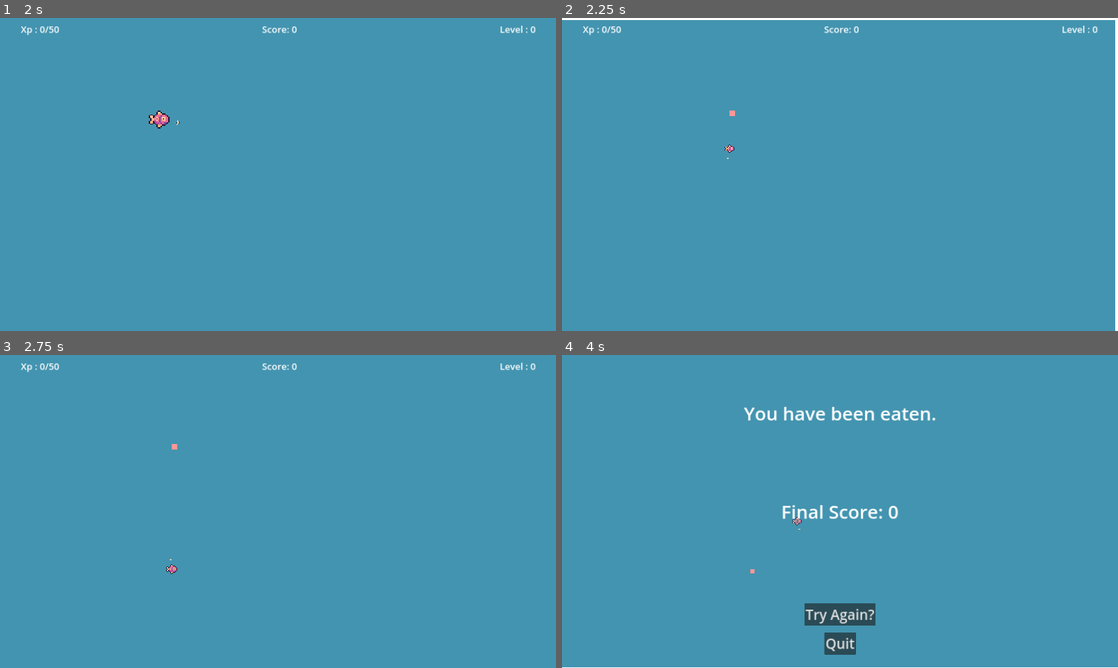
Above: before the commit, frames 1-4 (two rows, left to right).
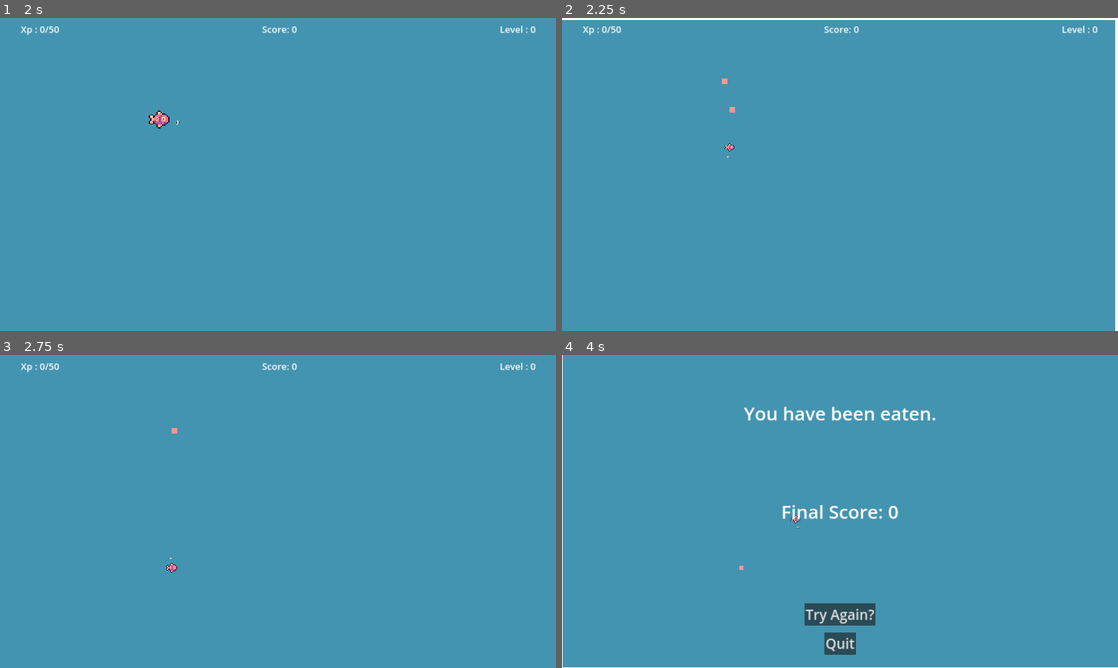
Above: after the commit, the same moments.

Repository: TheCursedMerchant/qdm_gameJam2024
Game: Godot game, scene res://menu.tscn
Two runs of this game, one before a commit and one after it. Both use one fixed random seed, a clock stepped at 60 frames per second and the inputs below.
Inputs (mouse positions are in pixels of both pictures, inside the frame that each line leads up to):
- Up to frame 1 (2 s): click "Play" at 0.5 s; tap Enter at 1.25 s; move the mouse to (400, 158) at 1.27 s; press the mouse at (400, 158) at 1.28 s; hold Right (ui_right) from 1.28 s (still down)
- Up to frame 2 (2.25 s): move the mouse to (728, 190) at 2.02 s; release Right (ui_right) at 2.03 s; release the mouse at (728, 190) at 2.03 s; hold Down (ui_down) from 2.03 s (still down); click (728, 190) at 2.1 s
- Up to frame 3 (2.75 s): keep holding Down (ui_down)
- Up to frame 4 (4 s): move the mouse to (895, 442) at 2.77 s; release Down (ui_down) at 2.78 s; press the mouse at (895, 442) at 2.78 s; hold Right (ui_right) 2.78-3.53 s; move the mouse to (812, 574) at 3.52 s; release the mouse at (812, 574) at 3.53 s; hold Up (ui_up) from 3.53 s (still down); click (812, 574) at 3.6 s

Frame 1 is identical in both runs. In frame 2, less than 0.1% of the frame differs, in the area x 28-32%, y 19-46%; in frame 3, less than 0.1%; in frame 4, 0.2%, in the area x 0-44%, y 0-100%.

Commit message:
made flesh chunk move and buffed to having up to 2

Diff:
--- a/gamejam2024/scripts/food/fleshChunk.gd
+++ b/gamejam2024/scripts/food/fleshChunk.gd
@@ -1,8 +1,11 @@
 extends "res://scripts/food/food.gd"
 class_name FleshChunk
+
 @export var eatCooldown = 0.5
+@export var waterFriction = 5.00
 
 var eatTimer : Timer
+var velocity := Vector2.ZERO
 
 func _ready() -> void:
 	eatTimer = $Timer
@@ -10,6 +13,11 @@
 	eatTimer.connect("timeout", _on_timer_timeout)
 	eatTimer.start()
 
+func _physics_process(delta: float) -> void:
+	velocity.x = move_toward(velocity.x, 0, waterFriction)
+	velocity.y = move_toward(velocity.y, 0, waterFriction)
+	global_position += velocity * delta
+
 func _on_timer_timeout() :
 	eatTimer.stop()
 	isEdible = true
--- a/gamejam2024/scripts/player/player.gd
+++ b/gamejam2024/scripts/player/player.gd
@@ -22,7 +22,7 @@
 var fleshChunkScene := preload("res://scenes/flesh_chunk.tscn")
 var dashCharge := 0.0
 var overShrink := false
-var fleshChunkPool := ScenePool.new(1)
+var fleshChunkPool := ScenePool.new(2)
 var currentSpeed := baseSpeed
 var isRecovery := false
 
@@ -71,7 +71,7 @@
 				velocity.y = move_toward(velocity.y, 0, currentSpeed / 5)
 
 		System.PLAYER_STATES.CHARGE :
-			Engine.time_scale = 0.3
+			Engine.time_scale = 0.2
 			velocity = Vector2.ZERO
 			if(Input.is_action_pressed("left_click")) :
 				emit_signal("charge", zoomSpeed)
@@ -83,8 +83,12 @@
 				var callback = func() :
 					fleshChunkPool.getLastScene().updateSize(scale_size * 0.5)
 					fleshChunkPool.getLastScene().isEdible = false
+					fleshChunkPool.getLastScene().velocity = -dash_direction * currentSpeed * dashCharge
 					fleshChunkPool.getLastScene().startTimer()
-				fleshChunkPool.addAtPosition(global_position + (dash_direction * -100), addChunk, callback)
+				fleshChunkPool.addAtPosition(
+					global_position + (dash_direction * -100),
+					func() : return addChunk(-dash_direction),
+					callback)
 				playerState = System.PLAYER_STATES.DASH
 
 		System.PLAYER_STATES.DASH :
@@ -106,10 +110,11 @@
 
 	move_and_slide()
 
-func addChunk() -> FleshChunk :
+func addChunk(moveDirection : Vector2) -> FleshChunk :
 	var newChunkInstance: FleshChunk = fleshChunkScene.instantiate()
 	newChunkInstance.size_scale = scale_size * 0.5
 	newChunkInstance.isEdible = false
+	newChunkInstance.velocity = moveDirection * currentSpeed * dashCharge
 	get_tree().root.add_child(newChunkInstance)
 	newChunkInstance.startTimer()
 	return newChunkInstance
